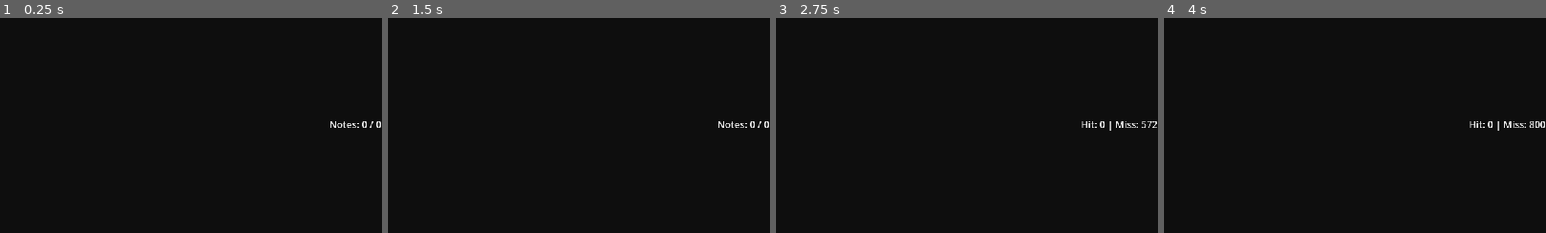
Above: before the commit, frames 1-4 (left to right).
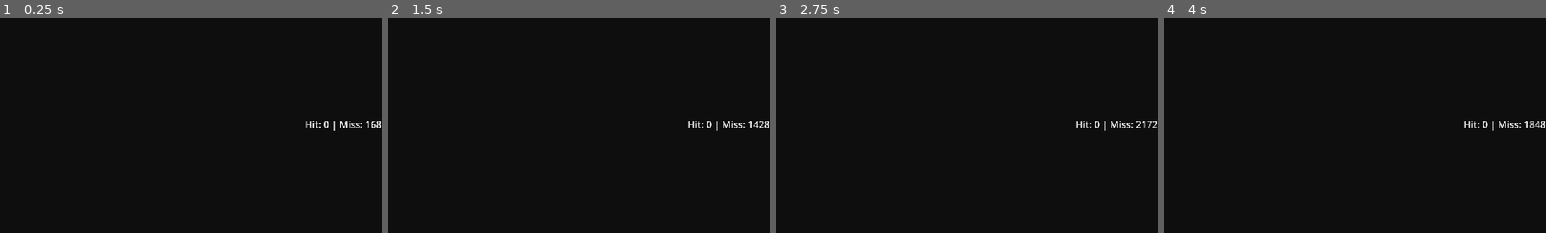
Above: after the commit, the same moments.

Repository: goguitar/go-guitar
Game: Godot game, scene res://scenes/main.tscn
Same seed, same stepped clock (60 frames per second), same inputs: the game is played once before the commit and once after it.
Inputs:
- Up to frame 1 (0.25 s): no input
- Up to frame 2 (1.5 s): click "PLAY" at 0.5 s; click "PLAY" at 1.25 s
- Up to frame 3 (2.75 s): tap Space (play_pause) at 2 s; hold W (fret_up) from 2.03 s (still down); tap Enter (ui_accept) at 2.27 s
- Up to frame 4 (4 s): tap Space (play_pause) at 2.75, 3.5 s; release W (fret_up) at 2.78 s; hold S (fret_down) 2.78-3.53 s; tap Enter (ui_accept) at 3.02 s; hold W (fret_up) from 3.53 s (still down)
The pictures show only the part of the screen within x 50-100%, y 36-86%; the shares and areas given below are measured in that part.

The runs differ from the first frame. In frame 1, 0.4% of the frame differs, in the area x 80-100%, y 48-53%; in frame 2, 0.3%; in frame 3, 0.4%; in frame 4, 0.4%, in the area x 78-100%, y 48-53%.

Commit message:
feat: Auto-start demo song on game load (issue #5)

Diff:
--- a/godot-game/scripts/game_controller.gd
+++ b/godot-game/scripts/game_controller.gd
@@ -34,6 +34,7 @@
 	chord_manager.game_controller = self
 
 	_generate_demo_song()
+	start_song()
 
 func _process(delta: float) -> void:
 	if is_playing:
